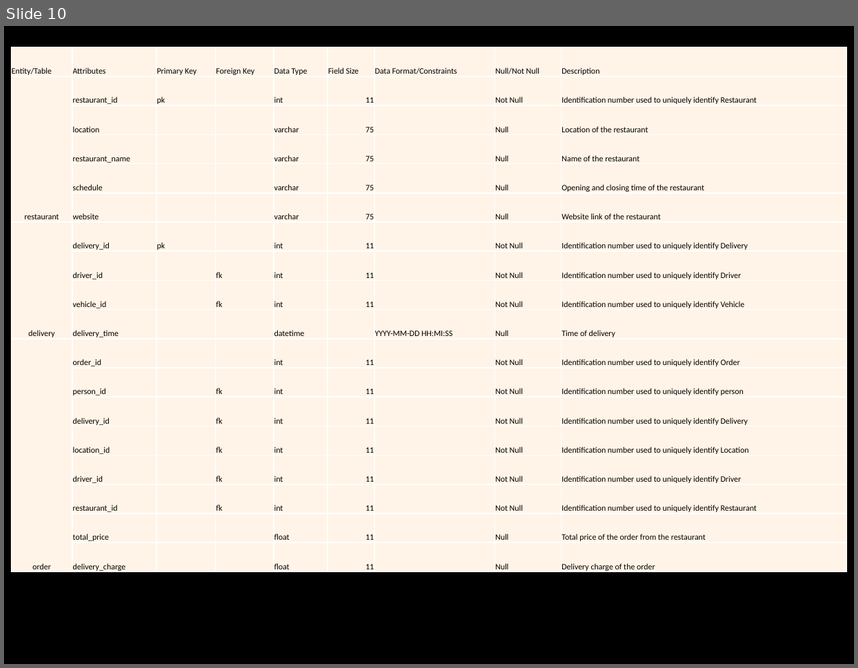
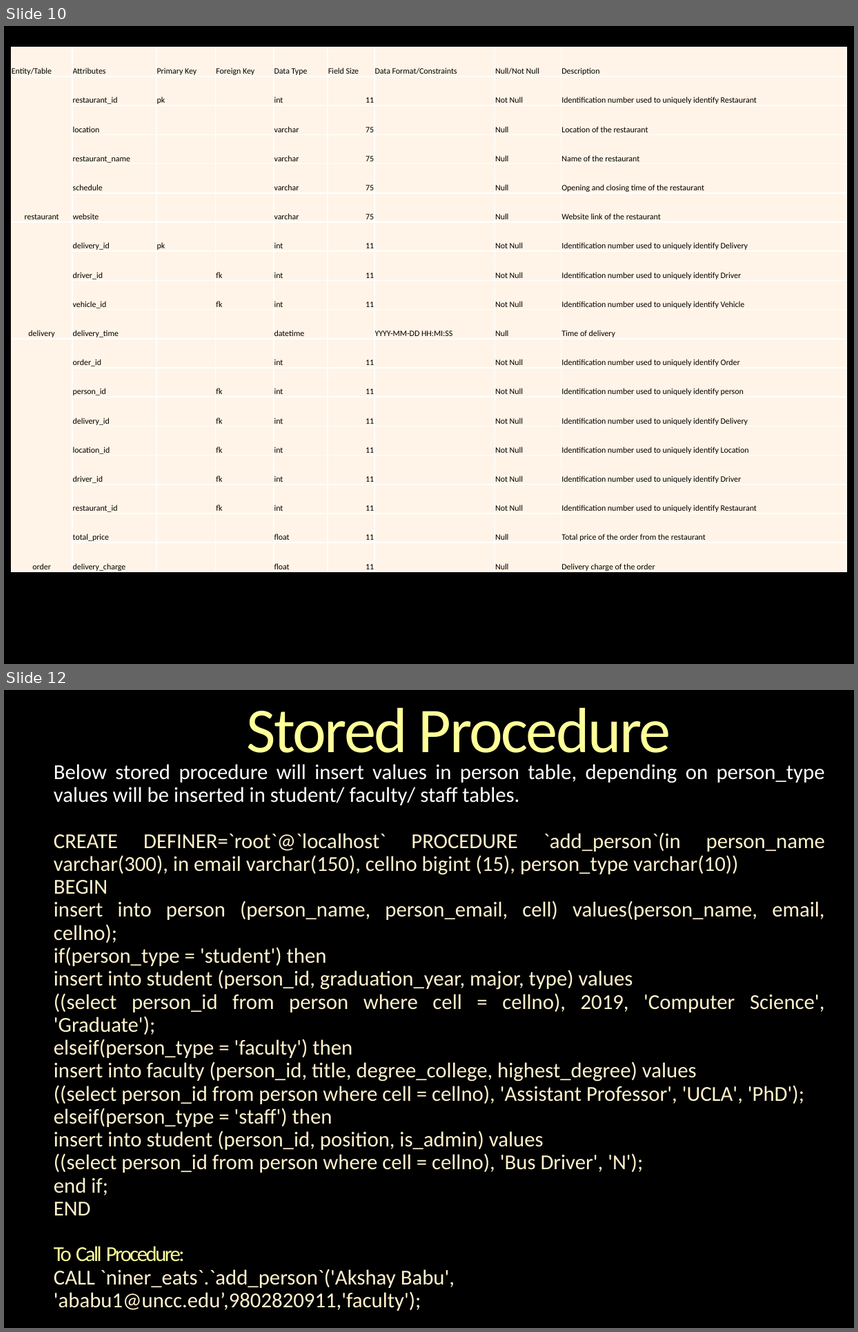
Before and after one commit to dhananjay-arora/Database-System, a slide deck: Group7.pptx. Shown one above the other, each under a label of ours: slide 10 before the commit, slides 10 and 12 after it; the slides between them are not shown. The pictures are 858x668 and 858x1332 pixels, drawn with LibreOffice and Linux fonts; fonts in the diff are those of the drawing; background and template pictures are left out. Boxes give left, top, right and bottom in pixels: in the first picture for what was removed or moved away, otherwise in the second. Text is boxed around its words. In the diff, an @@ line names an element or a change of style, - is before the commit and + after.

Commit message:
SQL Dump with views, triggers, index and procedure

```diff
--- a/Group7.pptx
+++ b/Group7.pptx
@@ slide 12 added at box(4, 690, 854, 1328), background picture (left out) @@
@@ title added at box(246, 708, 671, 767), 54 pt, text gradient #FFFFB9 to #FFFF99 to #F6AE1E @@
+Stored Procedure
@@ subtitle added at box(54, 764, 825, 1215), 18 pt, text #FFF2CC @@
+Below stored procedure will insert values in person table, depending on person_type values will be inserted in student/ faculty/ staff tables.
+CREATE DEFINER=`root`@`localhost` PROCEDURE `add_person`(in person_name varchar(300), in email varchar(150), cellno bigint (15), person_type varchar(10))
+BEGIN
+insert into person (person_name, person_email, cell) values(person_name, email, cellno);
+if(person_type = 'student') then
+insert into student (person_id, graduation_year, major, type) values
+((select person_id from person where cell = cellno), 2019, 'Computer Science', 'Graduate');
+elseif(person_type = 'faculty') then
+insert into faculty (person_id, title, degree_college, highest_degree) values
+((select person_id from person where cell = cellno), 'Assistant Professor', 'UCLA', 'PhD');
+elseif(person_type = 'staff') then
+insert into student (person_id, position, is_admin) values
+((select person_id from person where cell = cellno), 'Bus Driver', 'N');
+end if;
+END
+To Call Procedure:
+CALL `niner_eats`.`add_person`('Akshay Babu', 'ababu1@uncc.edu’,9802820911,'faculty');
```
Also in this commit, not shown: 1 slide changed, 9 other slides added, 1 other file.
